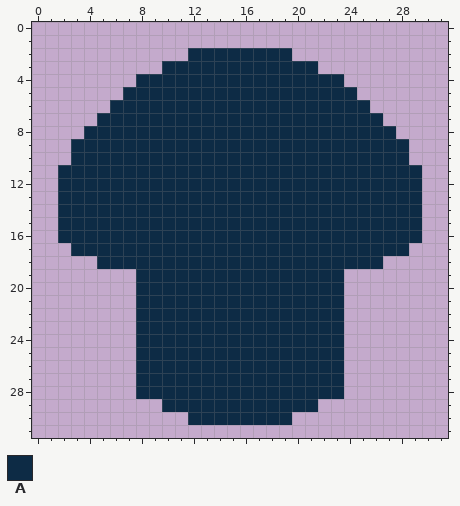
Edited in one commit: pixel-art sprite (assets/textures/ingredients/mushroom.png). Above is the file before it was changed.
The file is 32x32 pixels.
Palette (. is transparent): A #0d2b45
Now the later version:
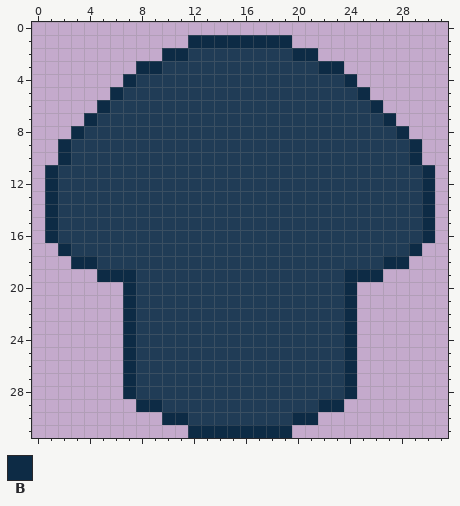
Colours new in this view: B #0d2b45
The exact change:
colour A: #0d2b45 -> #203c56
Changed rows in their new state; - is a pixel that keeps its letter.
first column x 1:
 1 -----------BBBBBBBB-----------
 2 ---------BB--------BB---------
 3 -------BB------------BB-------
 4 ------B----------------B------
 5 -----B------------------B-----
 6 ----B--------------------B----
 7 ---B----------------------B---
 8 --B------------------------B--
 9 -B--------------------------B-
10 -B--------------------------B-
11 B----------------------------B
12 B----------------------------B
13 B----------------------------B
14 B----------------------------B
15 B----------------------------B
16 B----------------------------B
17 -B--------------------------B-
18 --BB----------------------BB--
19 ----BBB----------------BBB----
20 ------B----------------B------
21 ------B----------------B------
22 ------B----------------B------
23 ------B----------------B------
24 ------B----------------B------
25 ------B----------------B------
26 ------B----------------B------
27 ------B----------------B------
28 ------B----------------B------
29 -------BB------------BB-------
30 ---------BB--------BB---------
31 -----------BBBBBBBB-----------
Pixel boxes of the changes (left, top, right, bottom) in both pictures:
changed: (45, 35, 435, 438)
